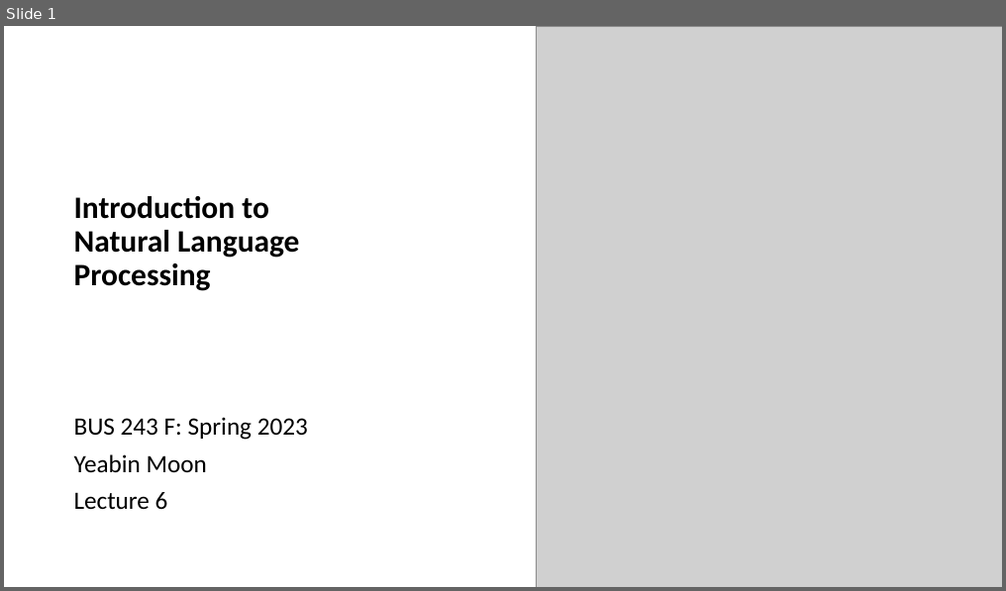
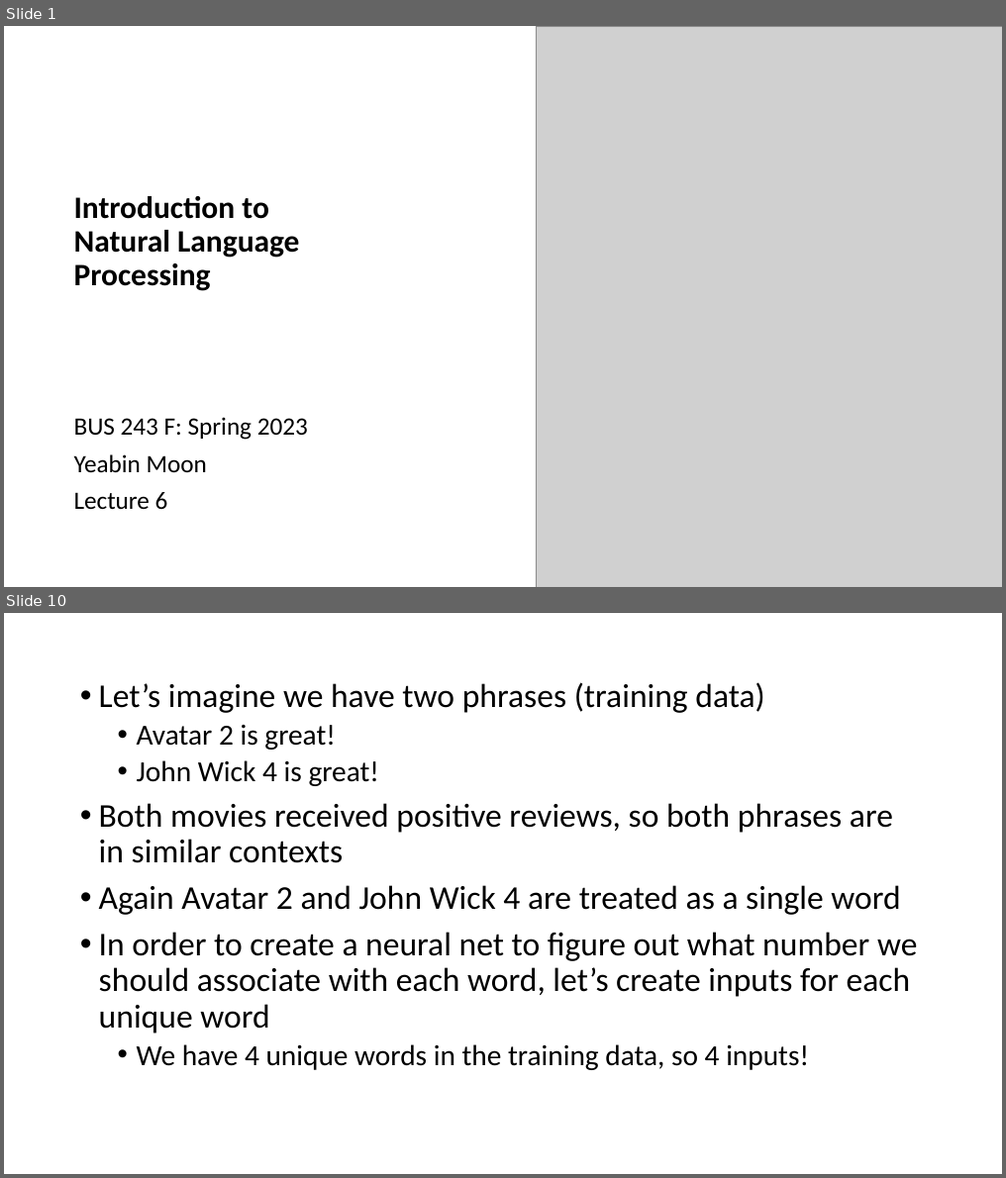
Before and after one commit to YeabinMoonEcon/BUS211, a slide deck: BUS243_NLP/lecture_notes/Lecture6_2.pptx. Shown one above the other, each under a label of ours: slide 1 before the commit, slides 1 and 10 after it; the slides between them are not shown. The pictures are 1006x591 and 1006x1178 pixels, drawn with LibreOffice and Linux fonts; fonts in the diff are those of the drawing; grey boxes stand for pictures. Boxes give left, top, right and bottom in pixels: in the first picture for what was removed or moved away, otherwise in the second. Text is boxed around its words. In the diff, an @@ line names an element or a change of style, - is before the commit and + after.

```diff
--- a/BUS243_NLP/lecture_notes/Lecture6_2.pptx
+++ b/BUS243_NLP/lecture_notes/Lecture6_2.pptx
@@ slide 10 added at [4, 613, 1002, 1174], background #FFFFFF @@
@@ text added at [99, 682, 917, 1070], 32 pt, text #000000 @@
+• Let’s imagine we have two phrases (training data)
+  • Avatar 2 is great!
+  • John Wick 4 is great!
+• Both movies received positive reviews, so both phrases are in similar contexts
+• Again Avatar 2 and John Wick 4 are treated as a single word
+• In order to create a neural net to figure out what number we should associate with each word, let’s create inputs for each unique word
+  • We have 4 unique words in the training data, so 4 inputs!
```
Also in this commit, not shown: 91 other slides added, 12 slides removed, 2 other files.
